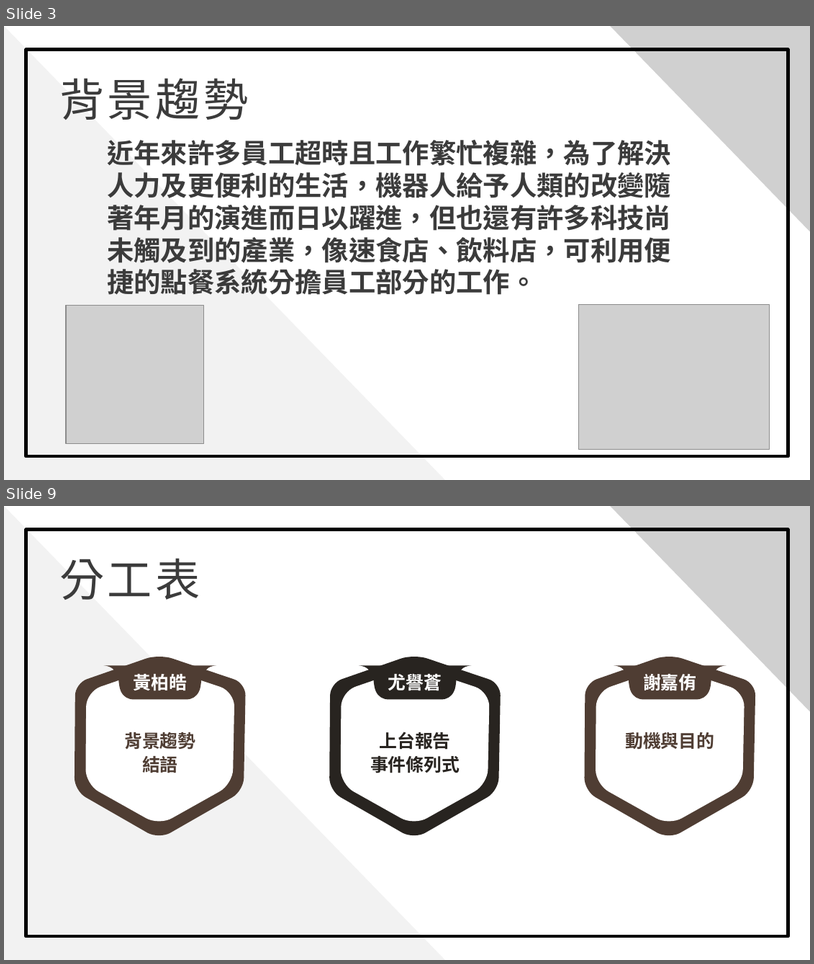
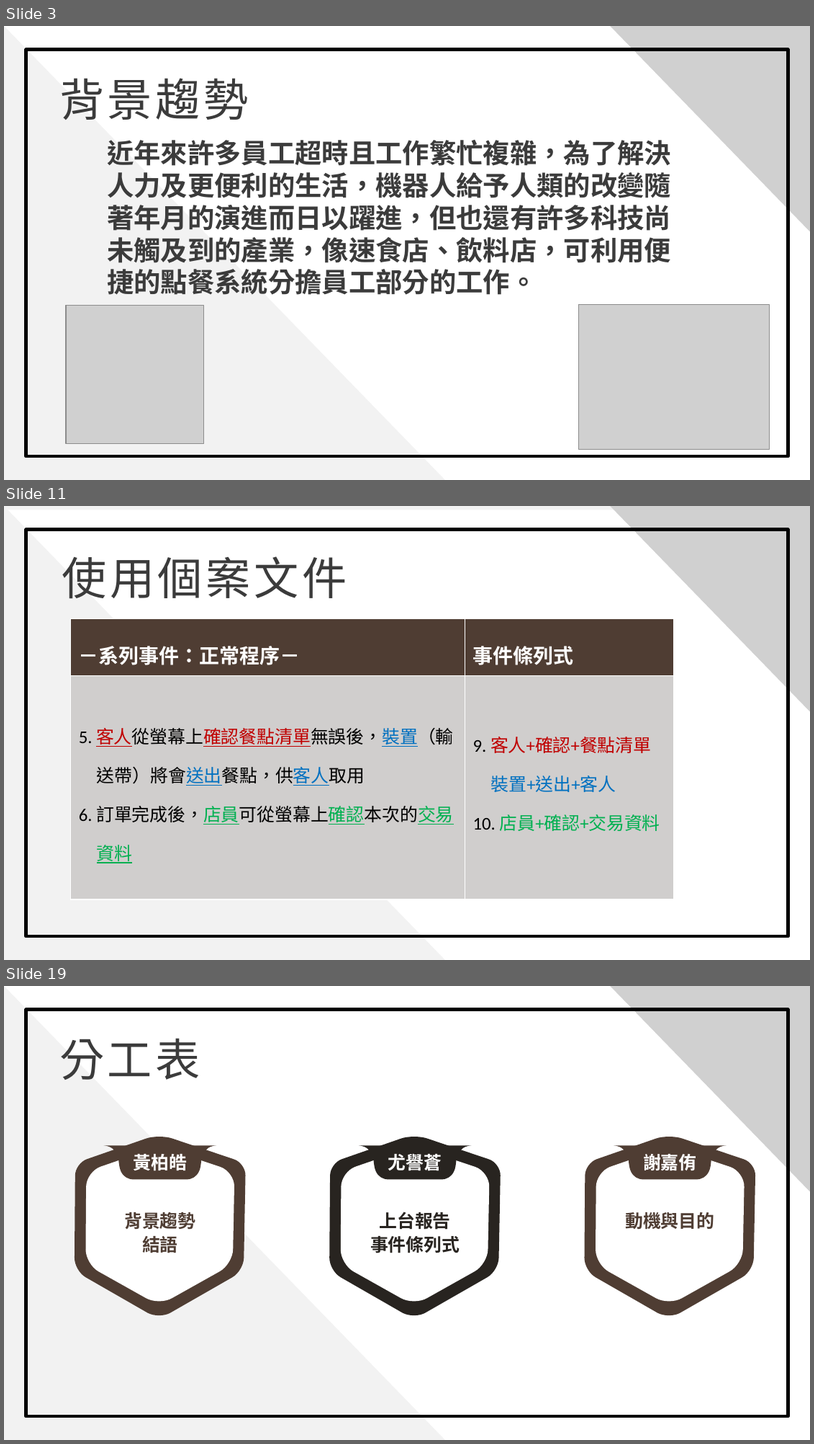
Before and after one commit to 0451030/108_SE_Team8, a slide deck: 軟體工程_期中報告.pptx. Shown one above the other, each under a label of ours: slides 3 and 9 before the commit, slides 3, 11 and 19 after it; the slides between them are not shown. The pictures are 814x964 and 814x1444 pixels, drawn with LibreOffice and Linux fonts; fonts in the diff are those of the drawing; grey boxes stand for pictures; background and template pictures are left out. Boxes give left, top, right and bottom in pixels: in the first picture for what was removed or moved away, otherwise in the second. Text is boxed around its words. In the diff, an @@ line names an element or a change of style, - is before the commit and + after.

```diff
--- a/軟體工程_期中報告.pptx
+++ b/軟體工程_期中報告.pptx
@@ slide 11 added at box(4, 506, 810, 960), background picture (left out) @@
@@ rectangle added at box(4, 506, 810, 959), fill #F2F2F2 @@
@@ rectangle added at box(4, 510, 810, 960), fill #FFFFFF @@
@@ triangle added at box(4, 506, 445, 959), fill #F2F2F2 @@
@@ picture added at box(610, 506, 810, 712) @@
@@ rectangle added at box(26, 529, 789, 936), outline #000000 3 pt @@
@@ text added at box(62, 556, 347, 599), 40 pt, text #3B3B3B @@
+使用個案文件
@@ table added at box(71, 619, 674, 892), 2 rows, 2 columns @@
+－系列事件：正常程序－ | 事件條列式
+5. 客人從螢幕上確認餐點清單無誤後，裝置（輸送帶）將會送出餐點，供客人取用 / 6. 訂單完成後，店員可從螢幕上確認本次的交易資料 | 9. 客人+確認+餐點清單 / 裝置+送出+客人 / 10. 店員+確認+交易資料
@@ what was slide 9 is now slide 19 @@
```
Also in this commit, not shown: 7 slides changed, 10 other slides added, 1 slide removed.
